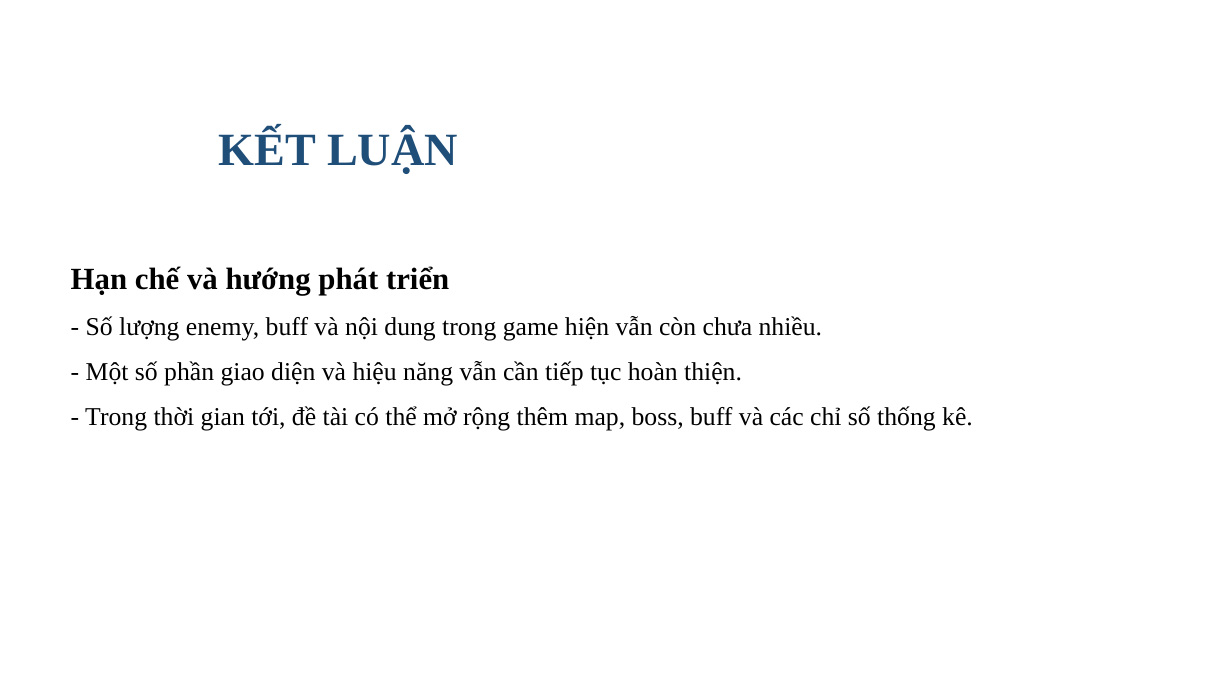
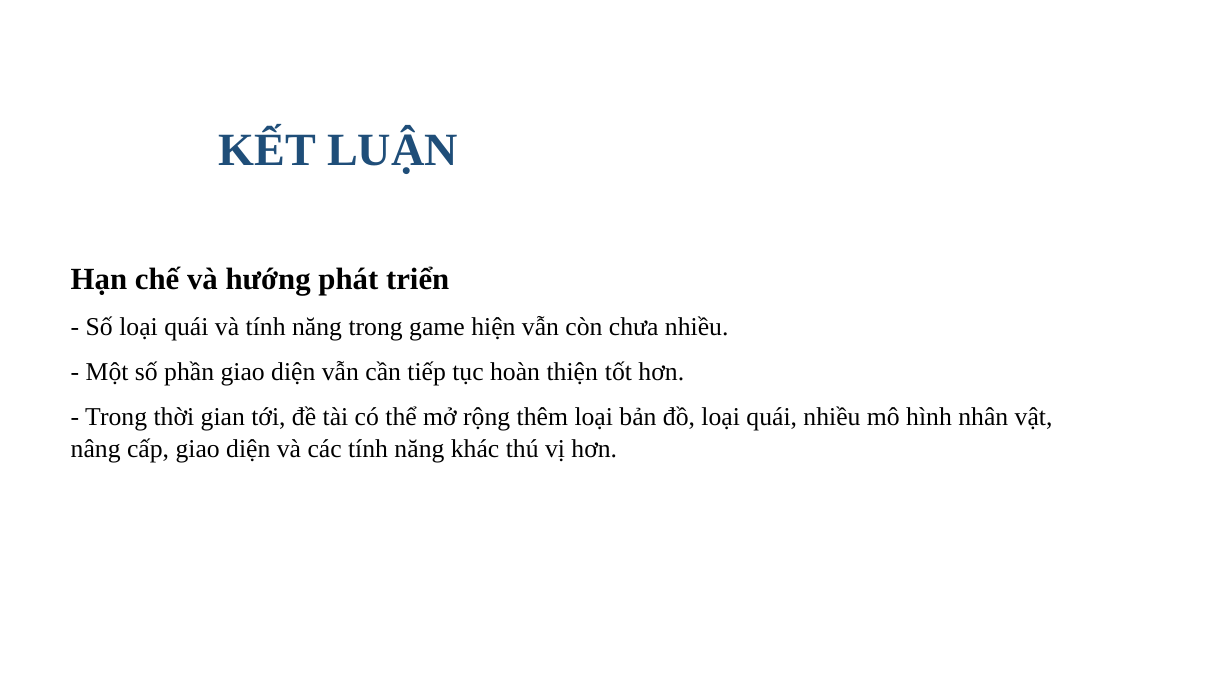
Before and after one commit to yuiai03/Roguelike_Project, a slide deck: slide 19 of output/ppt/ThaiVanHao-2121051075-DATHKT-fixed.pptx (slide 17 before the commit). Drawn at 1232x693 pixels with LibreOffice and Linux fonts; fonts in the diff are those of the drawing; background and template pictures are left out. Boxes give left, top, right and bottom in pixels: in the first picture for what was removed or moved away, otherwise in the second. Text is boxed around its words. In the diff, an @@ line names an element or a change of style, - is before the commit and + after.

```diff
--- a/output/ppt/ThaiVanHao-2121051075-DATHKT-fixed.pptx
+++ b/output/ppt/ThaiVanHao-2121051075-DATHKT-fixed.pptx
@@ text at box(71, 316, 1053, 463): text changed @@
-- Số lượng enemy, buff và nội dung trong game hiện vẫn còn chưa nhiều.
-- Một số phần giao diện và hiệu năng vẫn cần tiếp tục hoàn thiện.
-- Trong thời gian tới, đề tài có thể mở rộng thêm map, boss, buff và các chỉ số thống kê.
+- Số loại quái và tính năng trong game hiện vẫn còn chưa nhiều.
+- Một số phần giao diện vẫn cần tiếp tục hoàn thiện tốt hơn.
+- Trong thời gian tới, đề tài có thể mở rộng thêm loại bản đồ, loại quái, nhiều mô hình nhân vật, nâng cấp, giao diện và các tính năng khác thú vị hơn.
```
Also in this commit, not shown: 15 other slides changed, 2 slides added, 19 other files.
